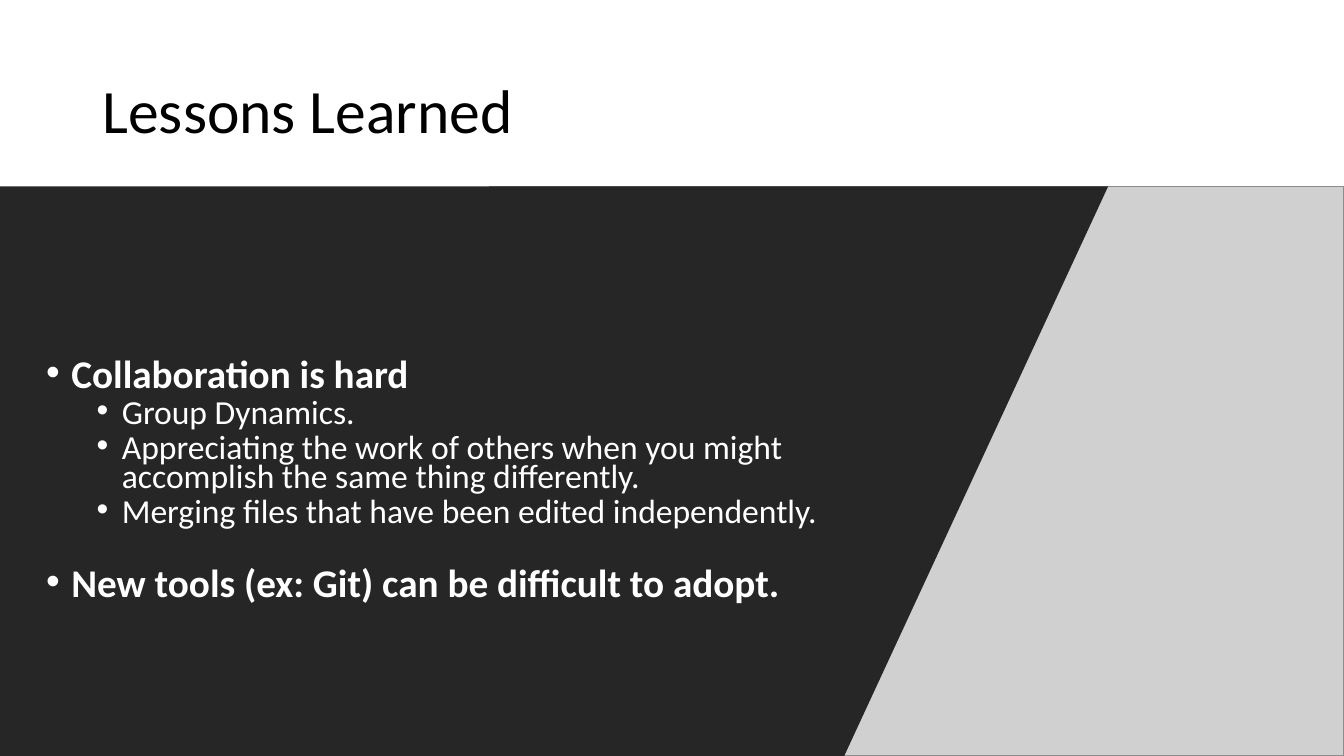
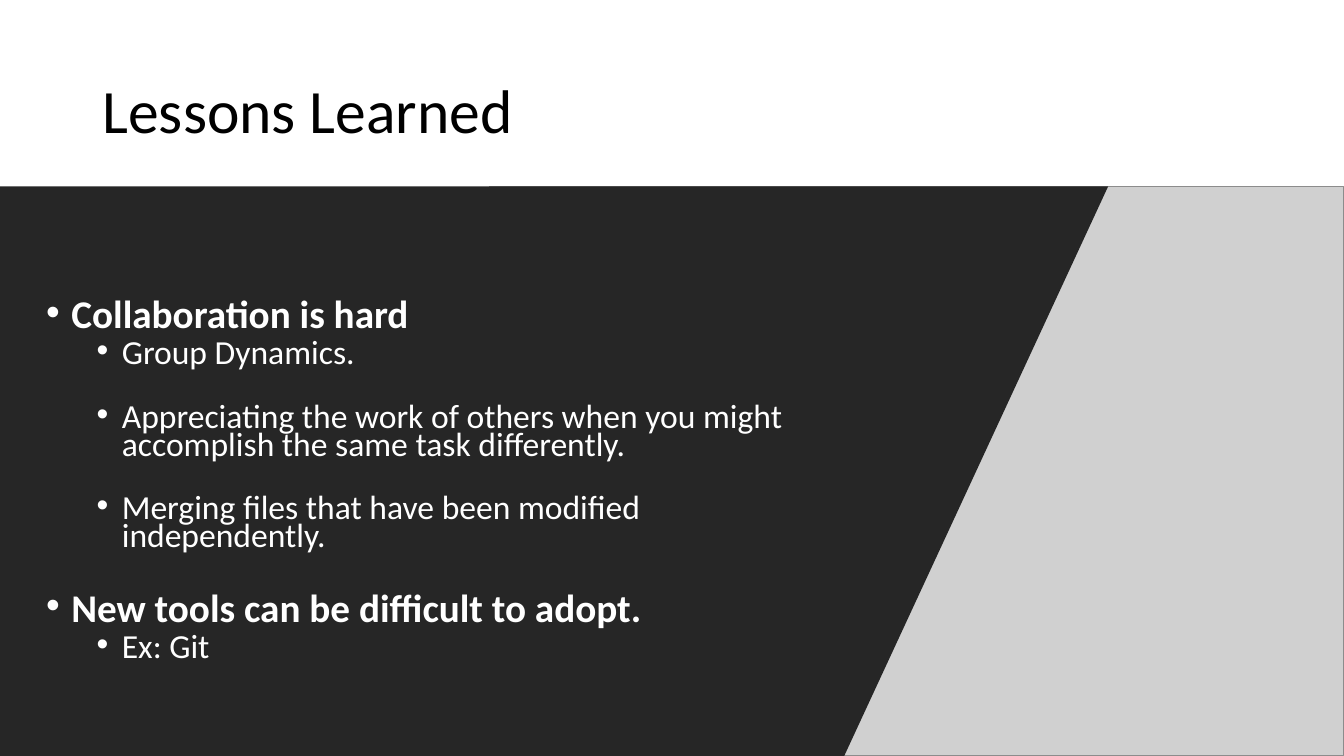
Before and after one commit to dustinfast/TeamPlayTracker, a slide deck: slide 9 of FinalReport/AWGADemo.pptx (slide 8 before the commit). Drawn at 1344x756 pixels with LibreOffice and Linux fonts; fonts in the diff are those of the drawing; grey boxes stand for pictures. Boxes give left, top, right and bottom in pixels: in the first picture for what was removed or moved away, otherwise in the second. Text is boxed around its words. In the diff, an @@ line names an element or a change of style, - is before the commit and + after.

Commit message:
Updated ppt -DF

```diff
--- a/FinalReport/AWGADemo.pptx
+++ b/FinalReport/AWGADemo.pptx
@@ text at bbox=[71, 404, 782, 659]: text changed @@
-  • Appreciating the work of others when you might accomplish the same thing differently.
-  • Merging files that have been edited independently.
-• New tools (ex: Git) can be difficult to adopt.
+  • Appreciating the work of others when you might accomplish the same task differently.
+  • Merging files that have been modified independently.
+• New tools can be difficult to adopt.
+  • Ex: Git
```
Also in this commit, not shown: 5 other slides changed, 1 slide added.
